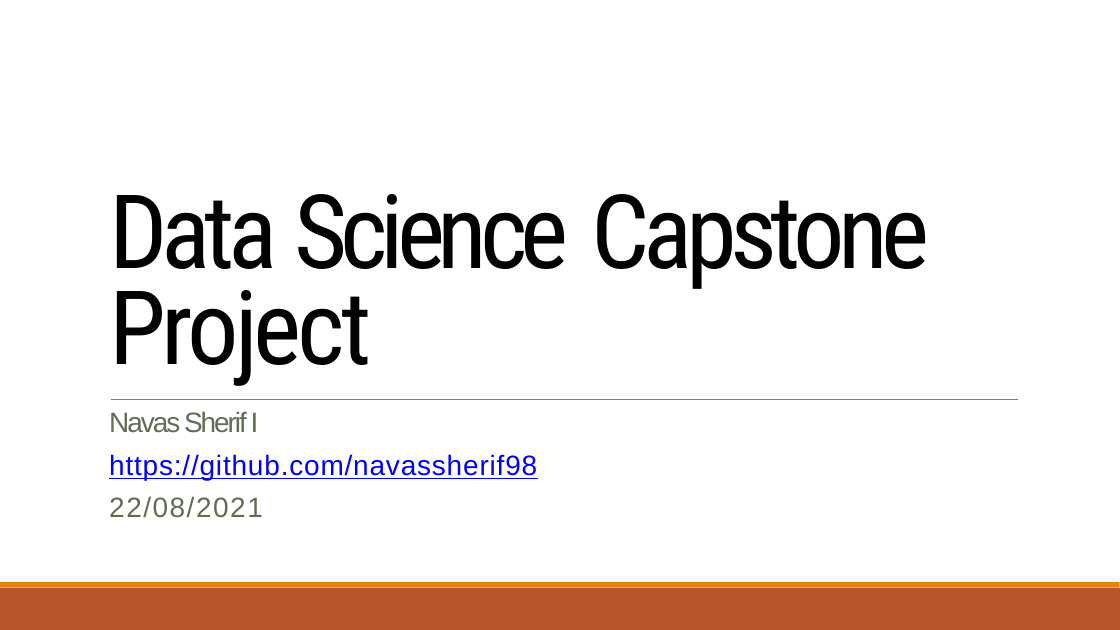
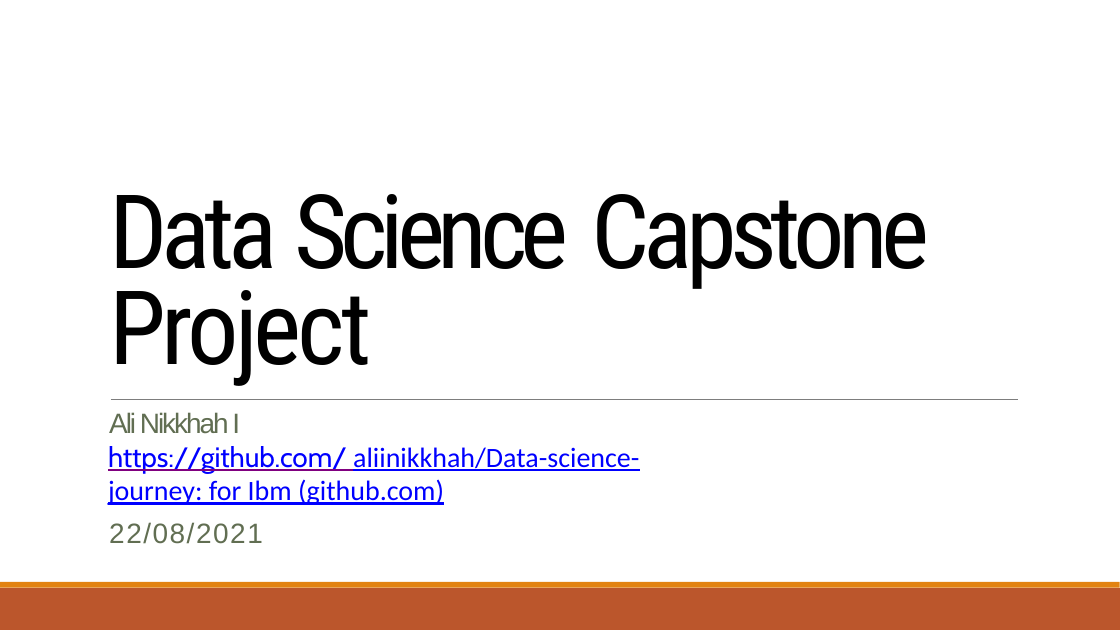
Before and after one commit to aliinikkhah/Data-science-journey, a slide deck: slide 1 of Data Science Journey.pptx. Drawn at 1120x630 pixels with LibreOffice and Linux fonts; fonts in the diff are those of the drawing. Boxes give left, top, right and bottom in pixels: in the first picture for what was removed or moved away, otherwise in the second. Text is boxed around its words. In the diff, an @@ line names an element or a change of style, - is before the commit and + after.

```diff
--- a/Data Science Journey.pptx
+++ b/Data Science Journey.pptx
@@ text at (x1=108, y1=412, x2=639, y2=505): text changed; font Arial to Calibri @@
-Navas Sherif I
-https://github.com/navassherif98
+Ali Nikkhah I
+https://github.com/ aliinikkhah/Data-science-journey: for Ibm (github.com)
```
Also in this commit, not shown: 1 other slide changed.
